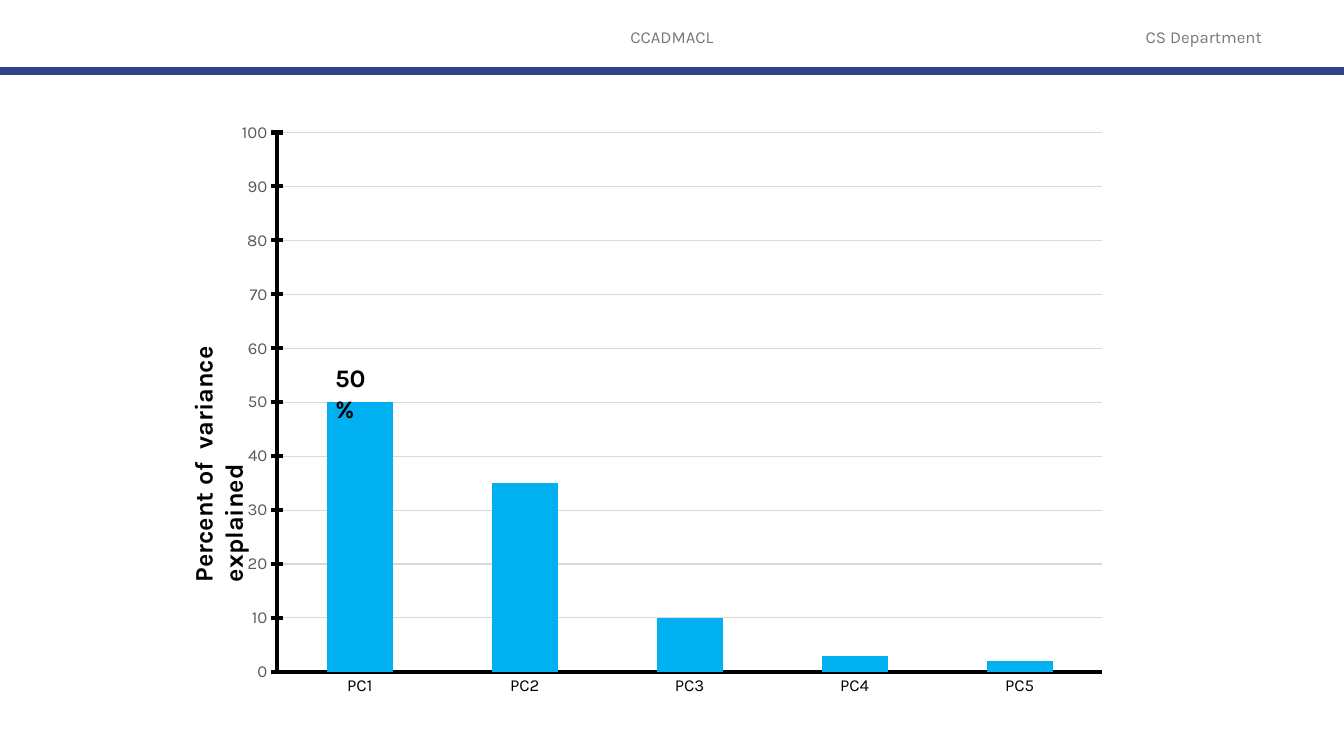
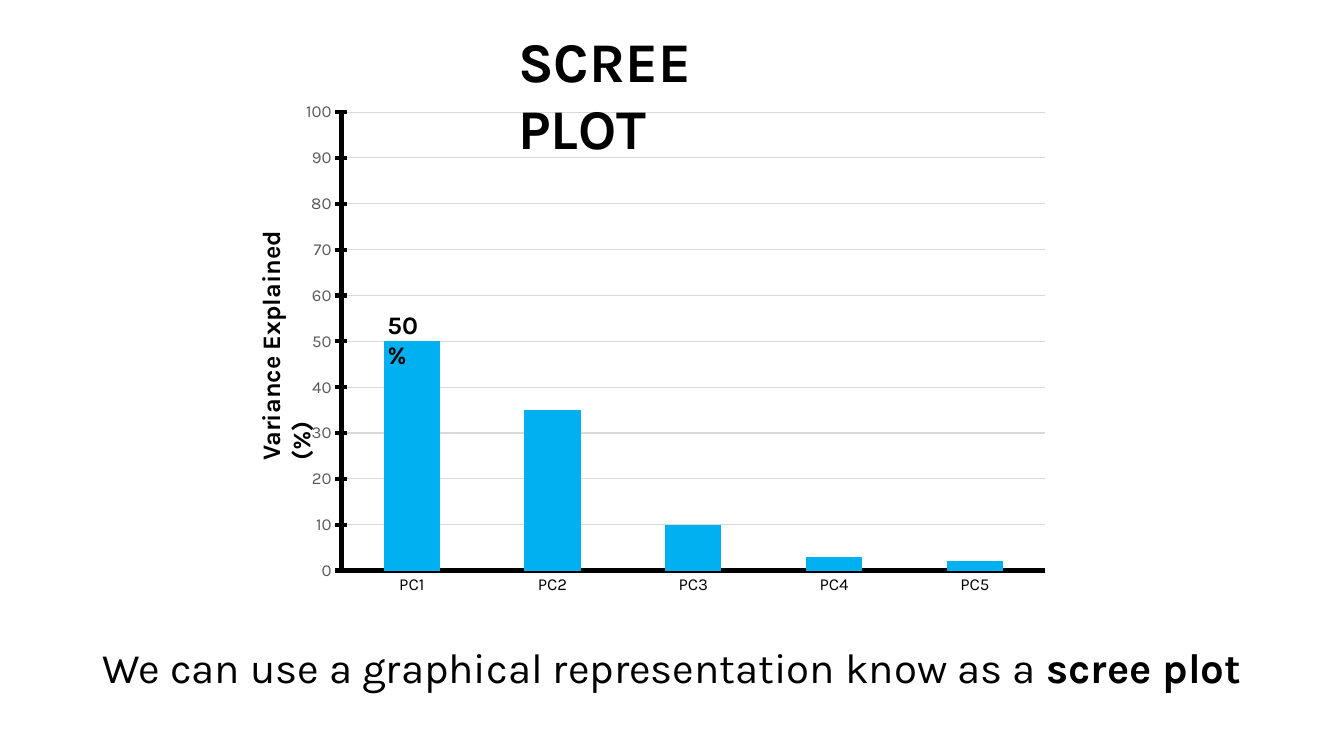
Before and after one commit to robitussin/CCADMACL, a slide deck: slide 30 of 7 - Principal Component Analysis/Principal Component Analysis(DRAFT).pptx (slide 20 before the commit). Drawn at 1344x756 pixels with LibreOffice and Linux fonts; fonts in the diff are those of the drawing; background and template pictures are left out. Boxes give left, top, right and bottom in pixels: in the first picture for what was removed or moved away, otherwise in the second. Text is boxed around its words. In the diff, an @@ line names an element or a change of style, - is before the commit and + after.

```diff
--- a/7 - Principal Component Analysis/Principal Component Analysis(DRAFT).pptx
+++ b/7 - Principal Component Analysis/Principal Component Analysis(DRAFT).pptx
@@ text added at (x1=518, y1=45, x2=691, y2=150), 40 pt, text #000000, bold @@
+SCREE PLOT
@@ text removed at (x1=630, y1=32, x2=713, y2=43) @@
-CCADMACL
@@ text removed at (x1=1146, y1=32, x2=1262, y2=47) @@
-CS Department
@@ line removed from (0, 71) to (1344, 71) @@
@@ column stacked chart resized from (x1=224, y1=111, x2=1120, y2=709) to (x1=290, y1=92, x2=1061, y2=605) @@
@@ text at (x1=254, y1=242, x2=287, y2=458): text changed @@
-Percent of variance explained
+Variance Explained (%)
@@ text "50%" moved from (x1=335, y1=370, x2=366, y2=388) to (x1=387, y1=317, x2=418, y2=335) @@
@@ text added at (x1=103, y1=654, x2=1241, y2=694), 30 pt, text #000000 @@
+We can use a graphical representation know as a scree plot
```
Also in this commit, not shown: 9 other slides changed, 24 slides added, 8 slides removed.
